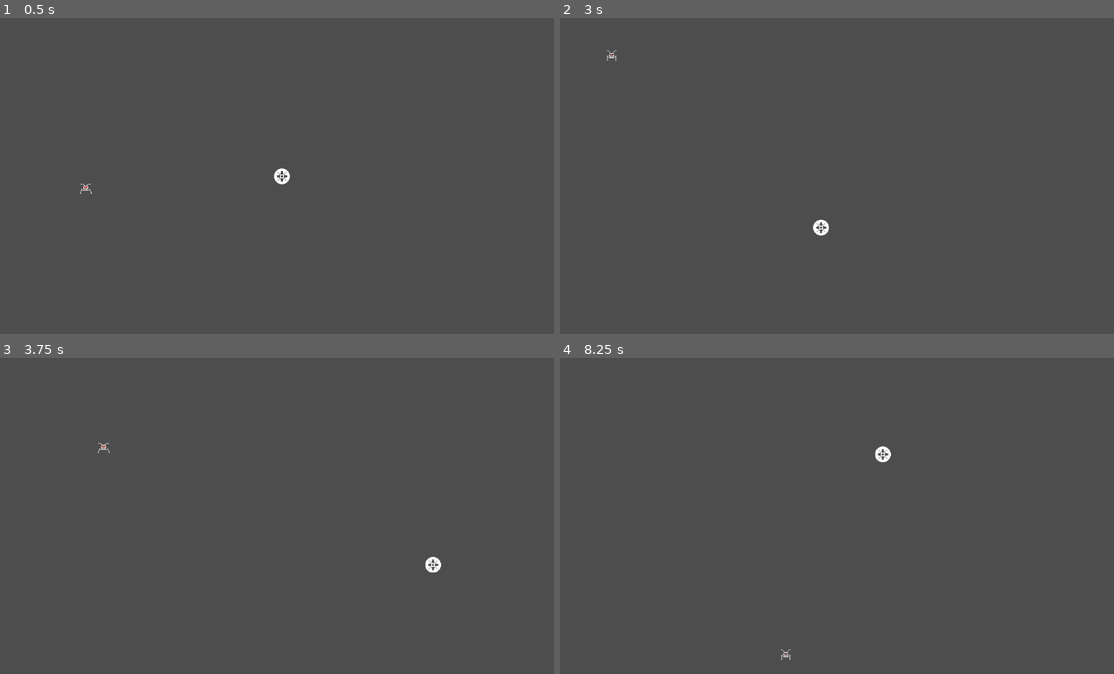
Above: before the commit, frames 1-4 (two rows, left to right).
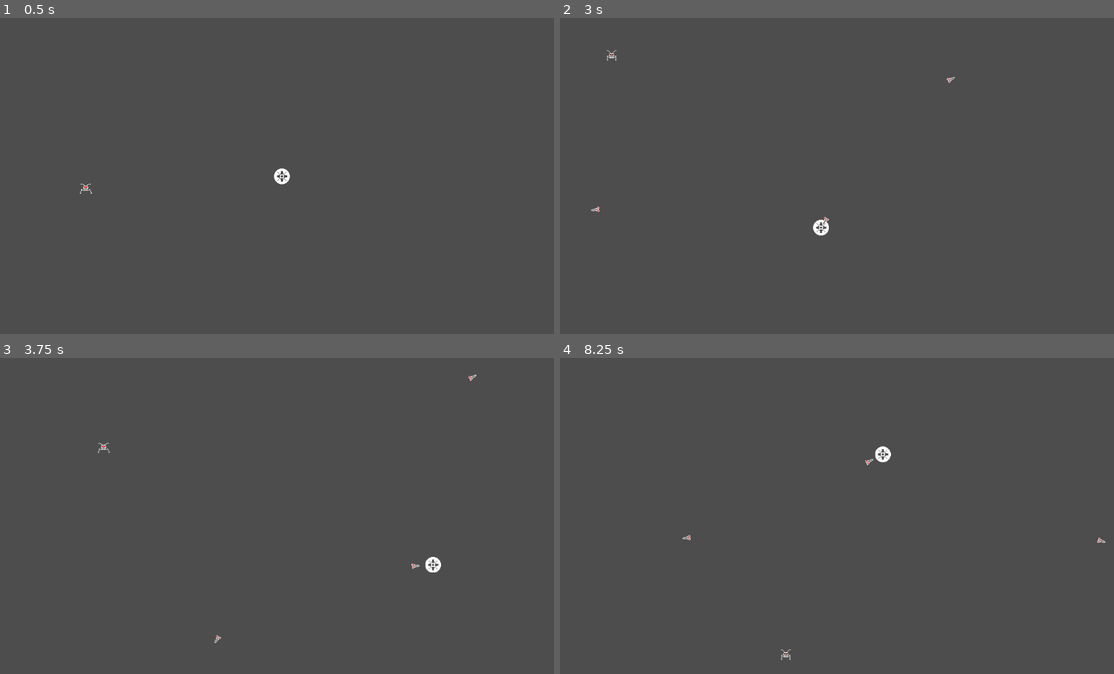
Above: after the commit, the same moments.

Repository: coderdojoathenry/Creators-2024
Game: Godot game, scene res://scenes/main.tscn
The game is run twice, just before and just after one commit, with the same random seed, the same clock (stepped at 60 frames per second) and the same inputs.
Inputs (mouse positions are in pixels of both pictures, inside the frame that each line leads up to):
- Up to frame 1 (0.5 s): no input
- Up to frame 2 (3 s): move the mouse to (964, 160) at 0.52 s; tap Space (Shoot, bound only after the commit) every 0.75 s from 0.6 to 2.85 s; move the mouse to (731, 191) at 1.27 s; tap Enter at 2 s; move the mouse to (897, 106) at 2.02 s; move the mouse to (814, 239) at 2.77 s
- Up to frame 3 (3.75 s): move the mouse to (448, 563) at 3.52 s; tap Space (Shoot, bound only after the commit) at 3.6 s
- Up to frame 4 (8.25 s): move the mouse to (670, 468) at 4.27 s; tap Space (Shoot, bound only after the commit) at 4.35, 5, 5.1, 5.85, 6.6, 7.35, 8.1 s; move the mouse to (870, 516) at 5.02 s; move the mouse to (759, 437) at 5.77 s; move the mouse to (964, 500) at 6.52 s; move the mouse to (731, 531) at 7.27 s; move the mouse to (897, 446) at 8.02 s

Frame 1 is identical in both runs. In frame 2, less than 0.1% of the frame differs, in the area x 5-72%, y 18-66%; in frame 3, less than 0.1%, in the area x 38-86%, y 5-91%; in frame 4, less than 0.1%.

Commit message:
Week10_2

Diff:
--- a/Crystal Quest/crystal-quest/project.godot
+++ b/Crystal Quest/crystal-quest/project.godot
@@ -15,6 +15,15 @@
 config/features=PackedStringArray("4.3", "Mobile")
 config/icon="res://icon.svg"
 
+[input]
+
+Shoot={
+"deadzone": 0.5,
+"events": [Object(InputEventKey,"resource_local_to_scene":false,"resource_name":"","device":-1,"window_id":0,"alt_pressed":false,"shift_pressed":false,"ctrl_pressed":false,"meta_pressed":false,"pressed":false,"keycode":0,"physical_keycode":32,"key_label":0,"unicode":32,"location":0,"echo":false,"script":null)
+, Object(InputEventMouseButton,"resource_local_to_scene":false,"resource_name":"","device":-1,"window_id":0,"alt_pressed":false,"shift_pressed":false,"ctrl_pressed":false,"meta_pressed":false,"button_mask":1,"position":Vector2(809, 16),"global_position":Vector2(828, 107),"factor":1.0,"button_index":1,"canceled":false,"pressed":true,"double_click":false,"script":null)
+]
+}
+
 [rendering]
 
 renderer/rendering_method="gl_compatibility"
--- a/Crystal Quest/crystal-quest/scenes/main.tscn
+++ b/Crystal Quest/crystal-quest/scenes/main.tscn
@@ -1,9 +1,10 @@
-[gd_scene load_steps=16 format=3 uid="uid://daj431lewf2ne"]
+[gd_scene load_steps=17 format=3 uid="uid://daj431lewf2ne"]
 
 [ext_resource type="Script" path="res://scripts/game_manager.gd" id="1_6go2g"]
 [ext_resource type="Script" path="res://scripts/ship.gd" id="1_p8vr1"]
 [ext_resource type="Texture2D" uid="uid://cgaemfwu7ygfw" path="res://textures/ship.png" id="2_cubkv"]
 [ext_resource type="Script" path="res://scripts/mouse_hider.gd" id="3_2qat4"]
+[ext_resource type="PackedScene" uid="uid://c2toyy7jieoqg" path="res://scenes/missile.tscn" id="4_dg4gl"]
 [ext_resource type="Texture2D" uid="uid://c4t2nk0wjvdub" path="res://textures/ememy0.png" id="6_2a22y"]
 [ext_resource type="Script" path="res://scripts/border.gd" id="7_6hxjk"]
 [ext_resource type="Script" path="res://scripts/mover.gd" id="7_wwbeg"]
@@ -62,6 +63,7 @@
 [node name="Ship" type="CharacterBody2D" parent="."]
 position = Vector2(576, 324)
 script = ExtResource("1_p8vr1")
+missile_scene = ExtResource("4_dg4gl")
 
 [node name="CollisionShape2D" type="CollisionShape2D" parent="Ship"]
 shape = SubResource("CircleShape2D_5wkk7")
--- /dev/null
+++ b/Crystal Quest/crystal-quest/scenes/missile.tscn
@@ -0,0 +1,25 @@
+[gd_scene load_steps=4 format=3 uid="uid://c2toyy7jieoqg"]
+
+[ext_resource type="Script" path="res://scripts/missile.gd" id="1_7l2mq"]
+[ext_resource type="Texture2D" uid="uid://d2m5joi77fwu3" path="res://textures/missile.png" id="2_qxbqh"]
+
+[sub_resource type="RectangleShape2D" id="RectangleShape2D_vlrdv"]
+size = Vector2(16, 16)
+
+[node name="Missile" type="Area2D"]
+script = ExtResource("1_7l2mq")
+direction = Vector2(0, -1)
+speed = 250.0
+
+[node name="CollisionShape2D" type="CollisionShape2D" parent="."]
+shape = SubResource("RectangleShape2D_vlrdv")
+
+[node name="Sprite2D" type="Sprite2D" parent="."]
+texture = ExtResource("2_qxbqh")
+
+[node name="Timer" type="Timer" parent="."]
+wait_time = 3.0
+one_shot = true
+autostart = true
+
+[connection signal="timeout" from="Timer" to="." method="_on_timer_timeout"]
--- /dev/null
+++ b/Crystal Quest/crystal-quest/scripts/missile.gd
@@ -0,0 +1,16 @@
+class_name Missile extends Area2D
+
+@export var direction : Vector2
+@export var speed : float
+
+# Called when the node enters the scene tree for the first time.
+func _ready() -> void:
+	pass # Replace with function body.
+
+# Called every frame. 'delta' is the elapsed time since the previous frame.
+func _process(delta: float) -> void:
+	position += direction * speed * delta
+	rotation = Vector2.UP.angle_to(direction)
+
+func _on_timer_timeout() -> void:
+	queue_free()
--- a/Crystal Quest/crystal-quest/scripts/ship.gd
+++ b/Crystal Quest/crystal-quest/scripts/ship.gd
@@ -1,8 +1,29 @@
 extends CharacterBody2D
 
 @export var speed_by_distance : float = 10.0
+@export var missile_scene : PackedScene
+@export var min_time_between_missiles : float = 0.1
 
 const DEADZONE : float = 10.0
+const MISSILE_OFFSET : int = 32
+
+var missile_countdown : float = 0
+
+func _process(delta: float) -> void:
+	missile_countdown -= delta
+
+	if (Input.is_action_just_pressed("Shoot") && missile_countdown < 0):
+		var new_missile = missile_scene.instantiate() as Missile
+
+		new_missile.direction = velocity.normalized()
+		if (new_missile.direction == Vector2.ZERO):
+			new_missile.direction = Vector2.UP
+
+		new_missile.position = position + \
+							   new_missile.direction * MISSILE_OFFSET
+
+		get_parent().add_child(new_missile)
+		missile_countdown = min_time_between_missiles
 
 func _physics_process(delta: float) -> void:
 	var mouse_pos : Vector2 = get_viewport().get_mouse_position()
Binary file added: Crystal Quest/crystal-quest/textures/missile.png
Not shown, added: Crystal Quest/crystal-quest/textures/missile.png.import
